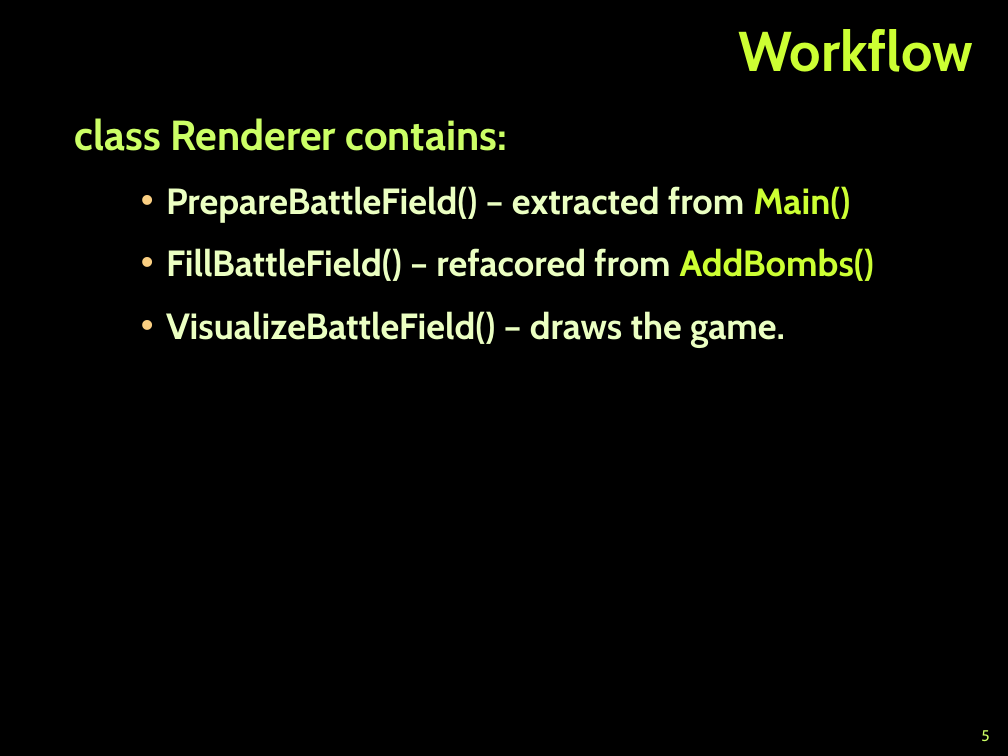
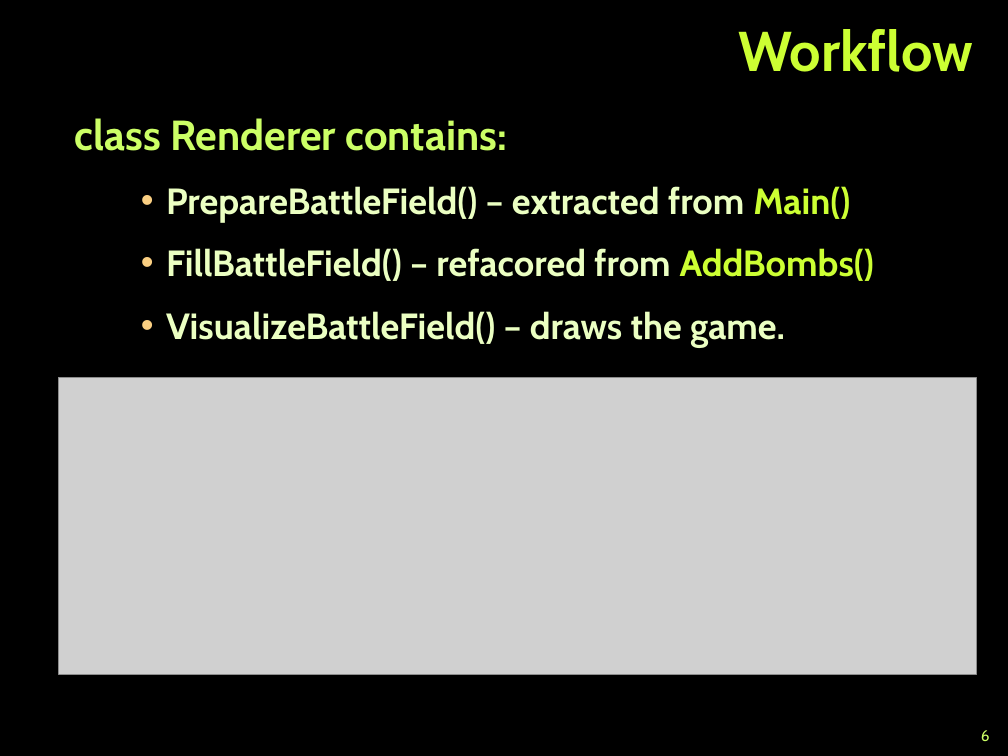
Before and after one commit to ilian-ivanov/TeamWorkArsenic, a slide deck: slide 6 of Team Arsenic.pptx (slide 5 before the commit). Drawn at 1008x756 pixels with LibreOffice and Linux fonts; fonts in the diff are those of the drawing; grey boxes stand for pictures; background and template pictures are left out. Boxes give left, top, right and bottom in pixels: in the first picture for what was removed or moved away, otherwise in the second. Text is boxed around its words. In the diff, an @@ line names an element or a change of style, - is before the commit and + after.

Commit message:
Added Documentation And Pictures to the presentations

```diff
--- a/Team Arsenic.pptx
+++ b/Team Arsenic.pptx
@@ picture added at [58,378,976,674] @@
@@ page number at [981,730,990,741]: text changed @@
-5
+6
```
Also in this commit, not shown: 1 other slide changed, 2 slides added, 4 other files.
